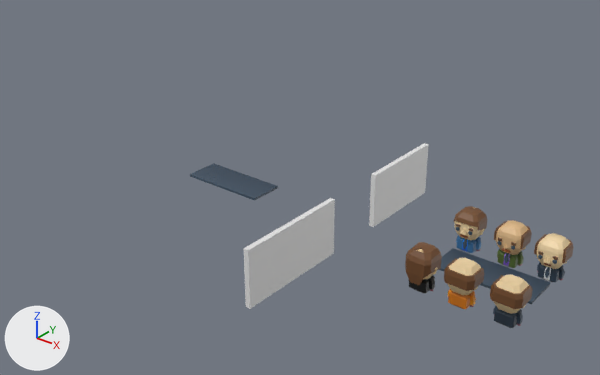
The Blender file public/models/third_person_blender_integrated/animated-characters.blend: old version first, new version second.
Rendered twice from a 50 mm lens placed at (11.1, -26.9, 17.3), pointed at (-10.5, 0.1, 0.6). Every picture has the same lights, and +X, +Y and +Z are marked at lower left. The first picture is the older version.

Before the edit, the objects in view are built like this:
```python
me_cube = bpy.data.meshes.new('Cube')
me_cube.from_pydata(...)  # 364 vertices, 348 faces; spans x -0.61..0.59, y -0.57..0.56, z 0.47..2.27
me_cube.materials.append(mat_material_002)
me_cube_005 = bpy.data.meshes.new('Cube.005')
me_cube_005.from_pydata(...)  # 364 vertices, 348 faces; spans x -0.61..0.59, y -0.6..0.56, z 0.47..2.27
me_cube_005.materials.append(mat_material_002)
me_cube_006 = bpy.data.meshes.new('Cube.006')
me_cube_006.from_pydata(...)  # 364 vertices, 348 faces; spans x -0.61..0.59, y -0.6..0.56, z 0.47..2.27
me_cube_006.materials.append(mat_material_002)
ob_cube = bpy.data.objects.new('Cube', me_cube)
ob_cube.location = (0.0, 0.0, 0.0)
_m = ob_cube.modifiers.new('Mirror', 'MIRROR')
_m.use_bisect_axis = (True, False, False)
ob_cube_005 = bpy.data.objects.new('Cube.005', me_cube_005)
ob_cube_005.location = (-0.09, -3.67, 0.0)
ob_cube_005.rotation_euler = (0.0, 0.0, 3.142)  # degrees (0, 0, 180)
_m = ob_cube_005.modifiers.new('Mirror', 'MIRROR')
_m.use_bisect_axis = (True, False, False)
ob_cube_006 = bpy.data.objects.new('Cube.006', me_cube_006)
ob_cube_006.location = (1.7, -3.67, 0.0)
ob_cube_006.rotation_euler = (0.0, 0.0, 3.142)  # degrees (0, 0, 180)
_m = ob_cube_006.modifiers.new('Mirror', 'MIRROR')
_m.use_bisect_axis = (True, False, False)
# also in view: 'Cube.007' at (-1.7, -3.7, 1.4); 'Cube.003' at (0.0, -1.7, 0.8); 'Cube.001' at (-1.8, 0.0, 1.4); 'Cube.004' at (1.7, 0.0, 1.4); 'Cube.008' at (-13.0, -1.7, 0.8)
```
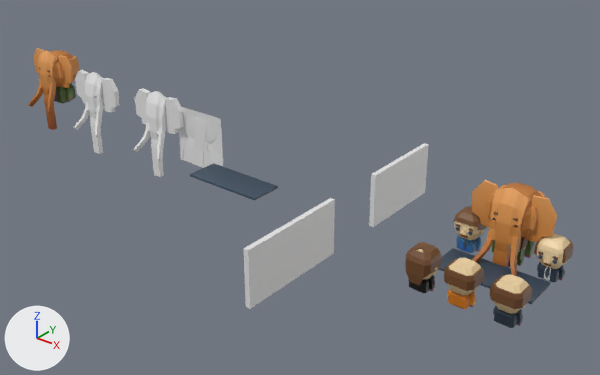
What differs and where, as boxes (x1, y1, x2, y2) in the pictures (600 x 375 px):
```json
{"object": "Cube.014", "change": "added", "after": [472, 180, 557, 290], "on screen": "orange"}
{"object": "Cube.010", "change": "added", "after": [133, 88, 184, 177]}
{"object": "Cube.013", "change": "added", "after": [28, 48, 80, 130], "on screen": "orange"}
{"object": "geometry_0", "change": "added", "after": [179, 107, 223, 168]}
{"object": "Cube.012", "change": "added", "after": [74, 70, 119, 154]}
{"object": "Cube.011", "change": "added", "after": [508, 237, 528, 268], "on screen": "mostly hidden"}
{"object": "Cube", "change": "unchanged, covered by the edit", "before": [494, 220, 532, 268]}
```

Scene script edits in JSON lines:
```json
{"op": "add", "block": "me_cube_010", "code": ["me_cube_010 = bpy.data.meshes.new('Cube.010')", "me_cube_010.from_pydata(...)  # 806 vertices, 776 faces; spans x -36.24..-32.88, y -1.54..1.1, z -0.62..3.96", "me_cube_010.materials.append(mat_material_002)"]}
{"op": "add", "block": "me_cube_014", "code": ["me_cube_014 = bpy.data.meshes.new('Cube.014')", "me_cube_014.from_pydata(...)  # 494 vertices, 468 faces; spans x -0.61..1.03, y -1.04..0.56, z -0.38..2.43", "me_cube_014.materials.append(mat_material_002)"]}
{"op": "add", "block": "me_cube_013", "code": ["me_cube_013 = bpy.data.meshes.new('Cube.013')", "me_cube_013.from_pydata(...)  # 65 vertices, 34 faces; spans x 0.0..1.0, y -0.38..0.26, z -1.96..0.78"]}
{"op": "add", "block": "me_cube_011", "code": ["me_cube_011 = bpy.data.meshes.new('Cube.011')", "me_cube_011.from_pydata(...)  # 50 vertices, 26 faces; spans x 0.0..1.0, y -0.38..0.26, z -1.96..0.78"]}
{"op": "add", "block": "me_geometry_0_001", "code": ["me_geometry_0_001 = bpy.data.meshes.new('geometry_0.001')", "me_geometry_0_001.from_pydata(...)  # 10616 vertices, 21065 faces; spans x 0.0..1023.0, y -50.0..0.0, z 0.0..1023.0"]}
{"op": "add", "block": "ob_cube_014", "code": ["ob_cube_014 = bpy.data.objects.new('Cube.014', me_cube_010)", "ob_cube_014.location = (34.5, 0.0, 0.0)"]}
{"op": "add", "block": "ob_cube_013", "code": ["ob_cube_013 = bpy.data.objects.new('Cube.013', me_cube_014)", "ob_cube_013.location = (-28.15, 0.17, 0.0)", "ob_cube_013.rotation_euler = (0.0, 0.0, 0.0129)  # degrees (0, 0, 0.7)", "ob_cube_013.scale = (1.63, 1.63, 1.63)", "_m = ob_cube_013.modifiers.new('Mirror', 'MIRROR')", "_m.use_bisect_axis = (True, False, False)"]}
{"op": "add", "block": "ob_cube_012", "code": ["ob_cube_012 = bpy.data.objects.new('Cube.012', me_cube_013)", "ob_cube_012.location = (-24.37, -0.68, 2.11)", "ob_cube_012.scale = (1.67, 1.67, 1.67)", "_m = ob_cube_012.modifiers.new('Mirror', 'MIRROR')", "_m.use_clip = True", "_m = ob_cube_012.modifiers.new('Solidify', 'SOLIDIFY')", "_m.thickness = 0.16"]}
{"op": "add", "block": "ob_cube_011", "code": ["ob_cube_011 = bpy.data.objects.new('Cube.011', me_cube.copy())  # the mesh of ob_cube", "ob_cube_011.location = (0.0, 0.0, 0.0)", "_m = ob_cube_011.modifiers.new('Mirror', 'MIRROR')", "_m.use_bisect_axis = (True, False, False)"]}
{"op": "add", "block": "ob_cube_010", "code": ["ob_cube_010 = bpy.data.objects.new('Cube.010', me_cube_011)", "ob_cube_010.location = (-19.47, -0.68, 2.11)", "ob_cube_010.scale = (1.67, 1.67, 1.67)", "_m = ob_cube_010.modifiers.new('Mirror', 'MIRROR')", "_m.use_clip = True", "_m = ob_cube_010.modifiers.new('Solidify', 'SOLIDIFY')", "_m.thickness = 0.16"]}
{"op": "add", "block": "ob_geometry_0", "code": ["ob_geometry_0 = bpy.data.objects.new('geometry_0', me_geometry_0_001)", "ob_geometry_0.parent = ob_world_001", "ob_geometry_0.location = (-253.8, 0.0, -0.0000222)"]}
{"op": "add", "block": "ob_world_001", "code": ["ob_world_001 = bpy.data.objects.new('world.001', None)", "ob_world_001.location = (-15.95, 0.0, 2.896)", "ob_world_001.rotation_euler = (0.0, -3.142, 0.0)  # degrees (0, -180, 0)", "ob_world_001.scale = (0.00289, 0.00289, 0.00289)"]}
```
